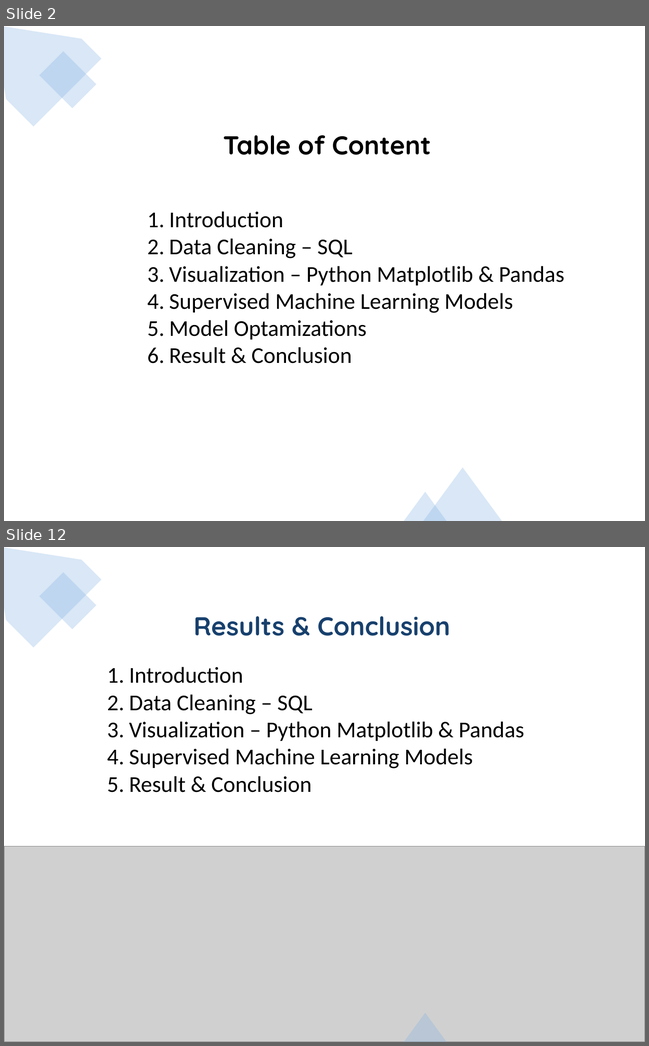
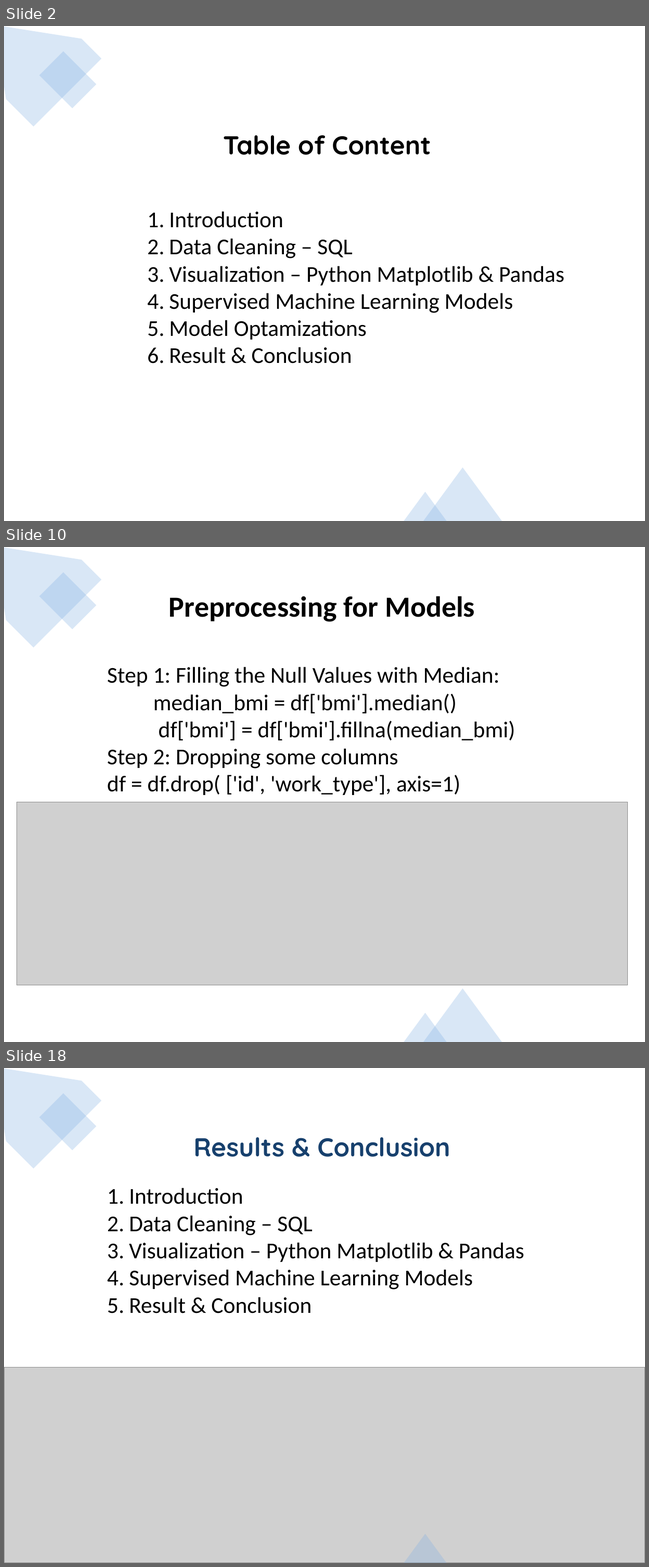
Before and after one commit to jojoalva/Stroke-Project-4, a slide deck: Presentation/Project4_presentation_draft.pptx. Shown one above the other, each under a label of ours: slides 2 and 12 before the commit, slides 2, 10 and 18 after it; the slides between them are not shown. The pictures are 649x1046 and 649x1567 pixels, drawn with LibreOffice and Linux fonts; fonts in the diff are those of the drawing; grey boxes stand for pictures. Boxes give left, top, right and bottom in pixels: in the first picture for what was removed or moved away, otherwise in the second. Text is boxed around its words. In the diff, an @@ line names an element or a change of style, - is before the commit and + after.

```diff
--- a/Presentation/Project4_presentation_draft.pptx
+++ b/Presentation/Project4_presentation_draft.pptx
@@ slide 10 added at box(4, 547, 645, 1042), background #FFFFFF; not listed: 2 template elements that a slide beside it also shows @@
@@ rectangle added at box(4, 547, 645, 1042), fill #FFFFFF @@
@@ freeform shape added at box(4, 547, 101, 648), fill #82B1E4 at 30% opacity @@
@@ freeform shape added at box(495, 547, 645, 654), fill #FFFFFF at 30% opacity @@
@@ rectangle added at box(39, 572, 96, 629), fill #82B1E4 at 30% opacity @@
@@ rectangle added at box(519, 589, 580, 649), fill #FFFFFF at 30% opacity @@
@@ text added at box(169, 596, 475, 622), 36 pt, text #000000, bold @@
+Preprocessing for Models
@@ text added at box(107, 667, 515, 795), 28 pt, text #000000 @@
+Step 1: Filling the Null Values with Median:
+median_bmi = df['bmi'].median()
+df['bmi'] = df['bmi'].fillna(median_bmi)
+Step 2: Dropping some columns
+df = df.drop( ['id', 'work_type'], axis=1)
@@ picture added at box(17, 802, 627, 985) @@
@@ triangle added at box(423, 988, 502, 1042), fill #82B1E4 at 30% opacity @@
@@ triangle added at box(403, 1013, 447, 1042), fill #82B1E4 at 30% opacity @@
@@ what was slide 12 is now slide 18 @@
```
Also in this commit, not shown: 6 slides changed, 8 other slides added, 3 slides removed, 1 other file.
